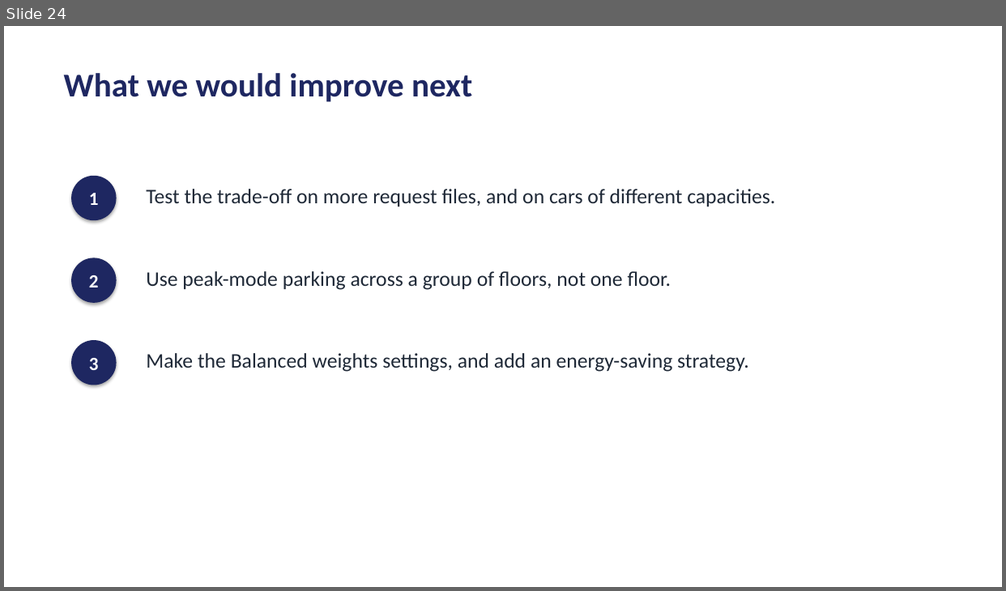
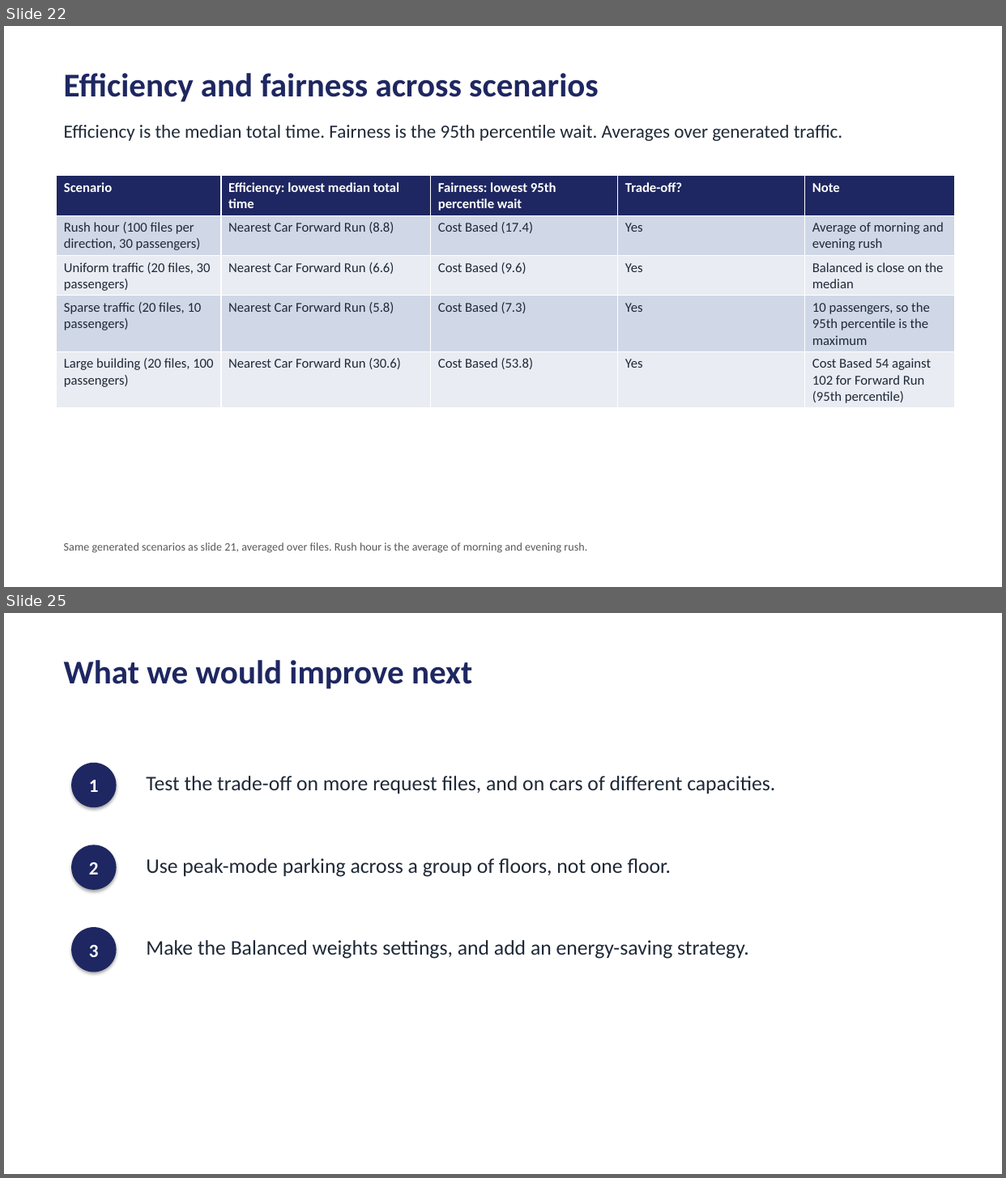
Before and after one commit to yashrajarora/kkr-simulator-python, a slide deck: docs/elevator_strategies_summary.pptx. Shown one above the other, each under a label of ours: slide 24 before the commit, slides 22 and 25 after it; the slides between them are not shown. The pictures are 1006x591 and 1006x1178 pixels, drawn with LibreOffice and Linux fonts; fonts in the diff are those of the drawing. Boxes give left, top, right and bottom in pixels: in the first picture for what was removed or moved away, otherwise in the second. Text is boxed around its words. In the diff, an @@ line names an element or a change of style, - is before the commit and + after.

Commit message:
Changes to nearest car scenario and other sample data changes

```diff
--- a/docs/elevator_strategies_summary.pptx
+++ b/docs/elevator_strategies_summary.pptx
@@ slide 22 added at [4,26,1002,587], background #FFFFFF @@
@@ text added at [64,73,599,102], 32 pt, text #1E2761, bold @@
+Efficiency and fairness across scenarios
@@ text added at [64,125,842,141], 18 pt, text #1F2937 @@
+Efficiency is the median total time. Fairness is the 95th percentile wait. Averages over generated traffic.
@@ table added at [57,176,955,408], 5 rows, 5 columns @@
+Scenario | Efficiency: lowest median total time | Fairness: lowest 95th percentile wait | Trade-off? | Note
+Rush hour (100 files per direction, 30 passengers) | Nearest Car Forward Run (8.8) | Cost Based (17.4) | Yes | Average of morning and evening rush
+Uniform traffic (20 files, 30 passengers) | Nearest Car Forward Run (6.6) | Cost Based (9.6) | Yes | Balanced is close on the median
+Sparse traffic (20 files, 10 passengers) | Nearest Car Forward Run (5.8) | Cost Based (7.3) | Yes | 10 passengers, so the 95th percentile is the maximum
+Large building (20 files, 100 passengers) | Nearest Car Forward Run (30.6) | Cost Based (53.8) | Yes | Cost Based 54 against 102 for Forward Run (95th percentile)
@@ text added at [64,543,587,553], 11 pt, text #595959 @@
+Same generated scenarios as slide 21, averaged over files. Rush hour is the average of morning and evening rush.
@@ what was slide 24 is now slide 25 @@
```
Also in this commit, not shown: 11 slides changed, 5 other slides added, 13 other files.
